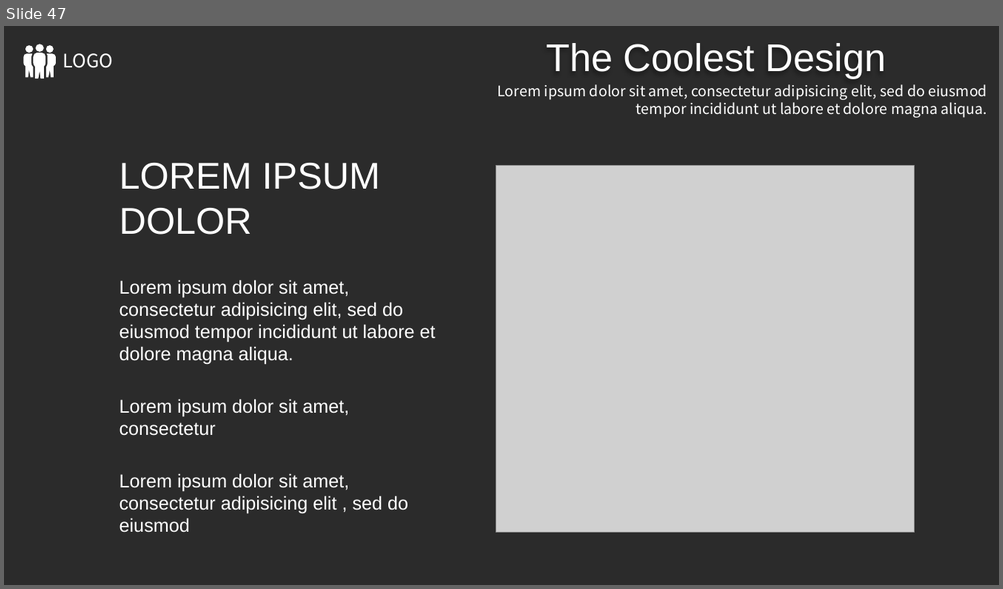
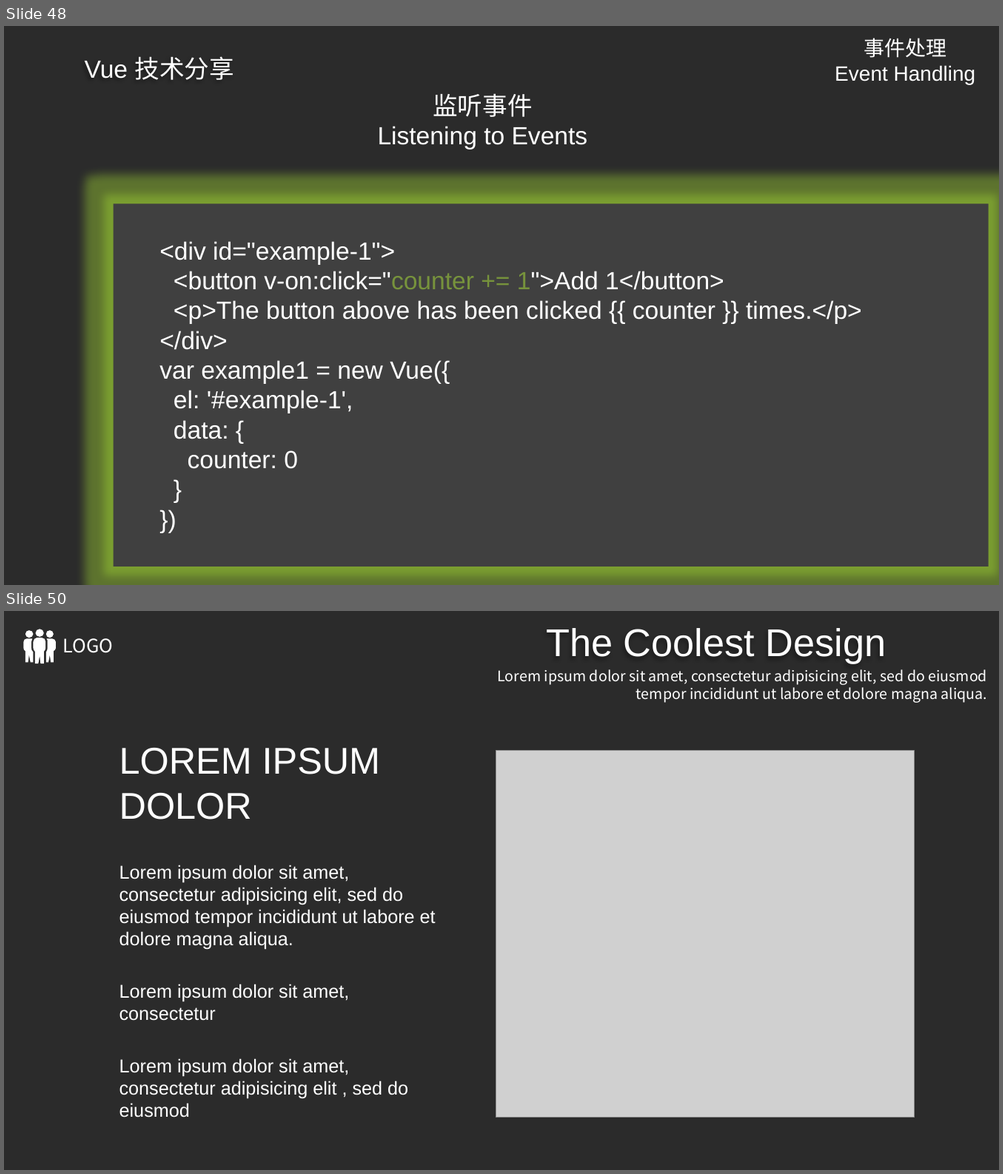
Before and after one commit to ldjdd/traing-library, a slide deck: vue/演示文稿.pptx. Shown one above the other, each under a label of ours: slide 47 before the commit, slides 48 and 50 after it; the slides between them are not shown. The pictures are 1003x589 and 1003x1174 pixels, drawn with LibreOffice and Linux fonts; fonts in the diff are those of the drawing; grey boxes stand for pictures; background and template pictures are left out; a plain dark background stands for a picture behind light text. Boxes give left, top, right and bottom in pixels: in the first picture for what was removed or moved away, otherwise in the second. Text is boxed around its words. In the diff, an @@ line names an element or a change of style, - is before the commit and + after.

```diff
--- a/vue/演示文稿.pptx
+++ b/vue/演示文稿.pptx
@@ slide 48 added at (4,26,999,585), background picture (left out) @@
@@ title added at (834,38,976,84), 20 pt, text #FFFFFF @@
+事件处理
+Event Handling
@@ text added at (85,56,233,80), 24 pt, text #FFFFFF @@
+Vue 技术分享
@@ text added at (378,93,588,150), 24 pt, text #FFFFFF @@
+监听事件
+Listening to Events
@@ rectangle added at (113,204,988,567), fill #404040 @@
@@ text added at (159,241,862,469), 24 pt, text #FFFFFF @@
+<div id="example-1">
+<button v-on:click="counter += 1">Add 1</button>
+<p>The button above has been clicked {{ counter }} times.</p>
+</div>
+var example1 = new Vue({
+el: '#example-1',
+data: {
+counter: 0
+}
+})
@@ what was slide 47 is now slide 50 @@
```
Also in this commit, not shown: 42 slides changed, 2 other slides added.
